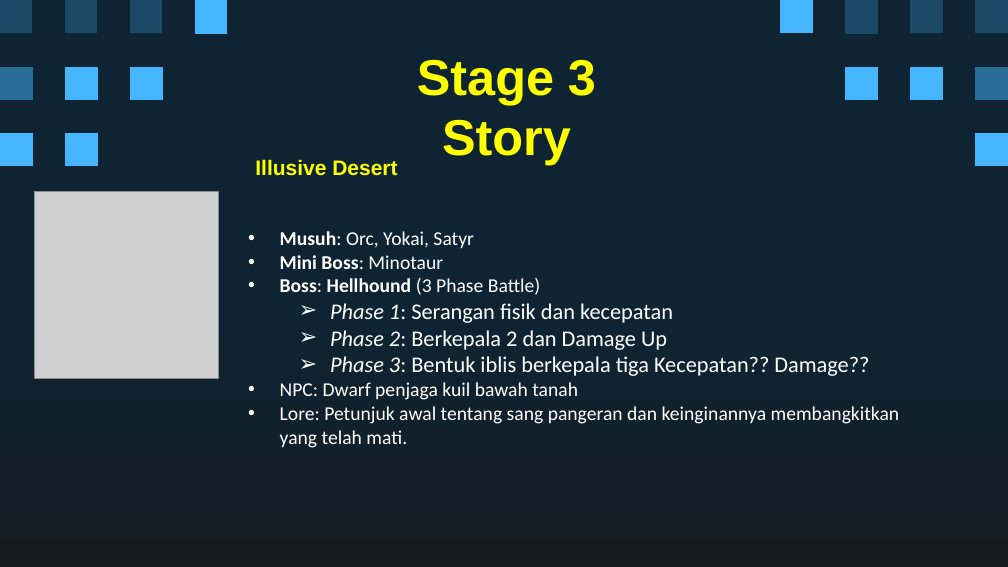
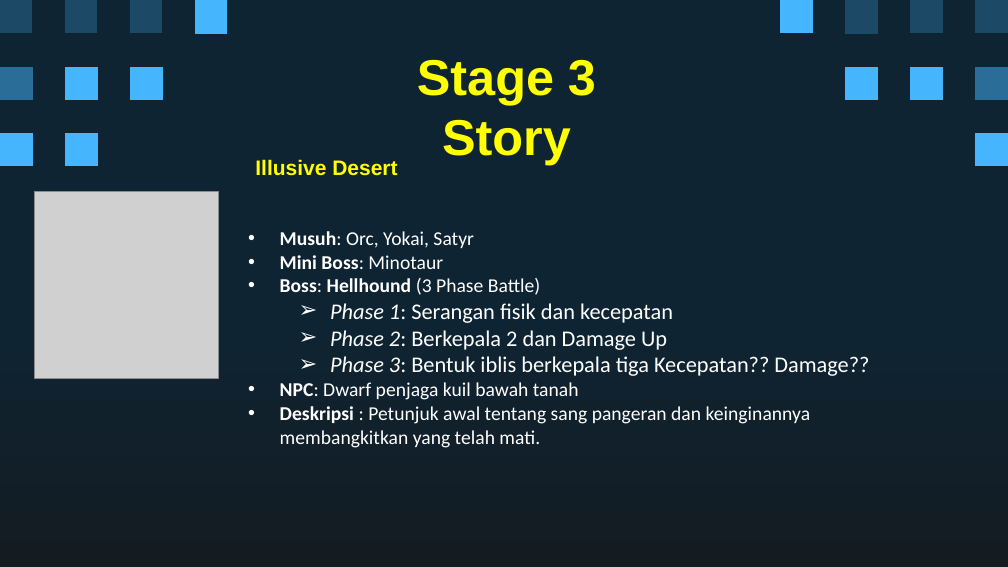
Before and after one commit to Ricardhad/gameProgProject, a slide deck: slide 17 of Super Pixel Vintage Gaming by Slidesgo.pptx. Drawn at 1008x567 pixels with LibreOffice and Linux fonts; fonts in the diff are those of the drawing; grey boxes stand for pictures. Boxes give left, top, right and bottom in pixels: in the first picture for what was removed or moved away, otherwise in the second. Text is boxed around its words. In the diff, an @@ line names an element or a change of style, - is before the commit and + after.

```diff
--- a/Super Pixel Vintage Gaming by Slidesgo.pptx
+++ b/Super Pixel Vintage Gaming by Slidesgo.pptx
@@ subtitle at (280, 382, 579, 400): bold on in "NPC:" @@
@@ subtitle at (280, 406, 811, 448): text changed @@
-• Lore: Petunjuk awal tentang sang pangeran dan keinginannya membangkitkan yang telah mati.
+• Deskripsi : Petunjuk awal tentang sang pangeran dan keinginannya membangkitkan yang telah mati.
```
Also in this commit, not shown: 3 other slides changed, 1 other file.
